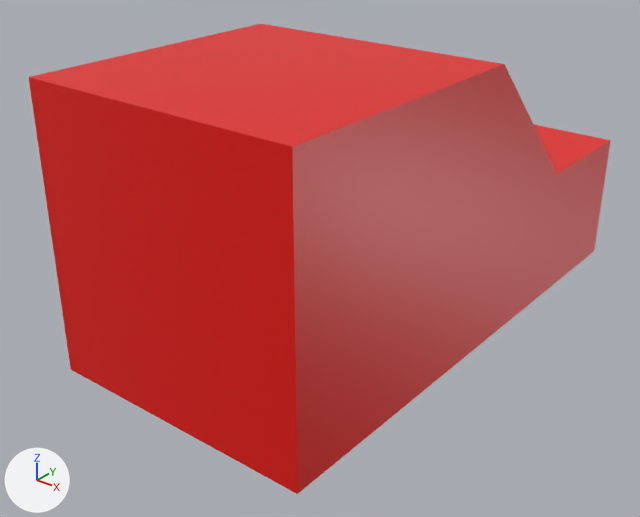
One commit to the FBX model Ketchapp/Assets/CarVsCops/Models/MainCar.fbx: the scene before it, then after it.
Camera for both pictures: a camera (50 mm lens) standing at (3.49, -5.92, 3.3) and looking at (-0.12, -1.4, 0.5). Every picture has the same lights, and +X, +Y and +Z are marked at lower left. Where no turn or scale is listed for an object, it has been applied to the vertices.

Before the edit, the objects in view are built like this:
```python
me_cube = bpy.data.meshes.new('Cube')
me_cube.from_pydata(...)  # 16 vertices, 14 faces; spans x -1.0..1.0, y -3.0..1.0, z 0.0..2.0
me_cube.materials.append(mat_material_maincar)  # red #e70c00
ob_maincar = bpy.data.objects.new('MainCar', me_cube)
ob_maincar.location = (0.0, 0.0, 0.0)
```
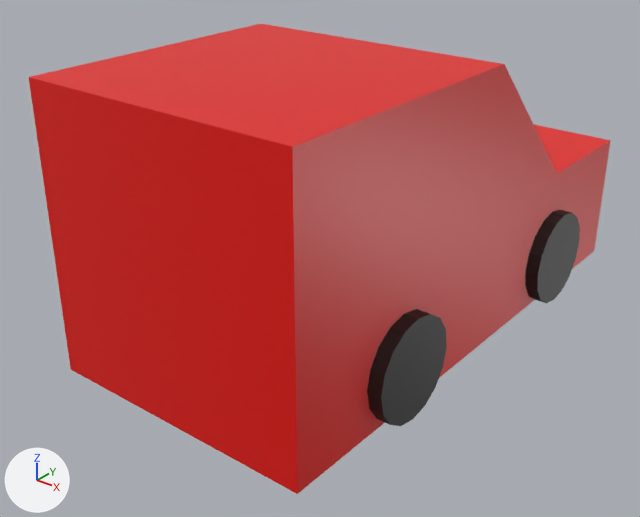
The change in detail:
Material 'Material.Tire' (mat_material_tire) is new.
Its base color is (0.0174, 0.0174, 0.0174) (black #242424).
me_cube has 16 vertices, 14 faces and spans x -1.0..1.0, y -3.0..1.0, z 0.0..2.0.
me_cube is used by ob_maincar; location (0.0, 0.0, 0.0).
me_cube part 1: a new loose piece, a 16-sided cylinder along x spanning x -1.1..1.1, y -0.36..0.36, z -0.02..0.7, in mat_material_tire (black #242424).
me_cube part 2: a new loose piece, a 16-sided cylinder along x spanning x -1.1..1.1, y -2.36..-1.64, z -0.02..0.7, in mat_material_tire (black #242424).
me_cube now uses material mat_material_tire (black #242424).

Pixel boxes (x1, y1, x2, y2) of what changed, in the pictures (640 x 517 px):
part 1 of me_cube, added: after (525, 210, 580, 303)
part 2 of me_cube, added (black): after (367, 309, 447, 426)
